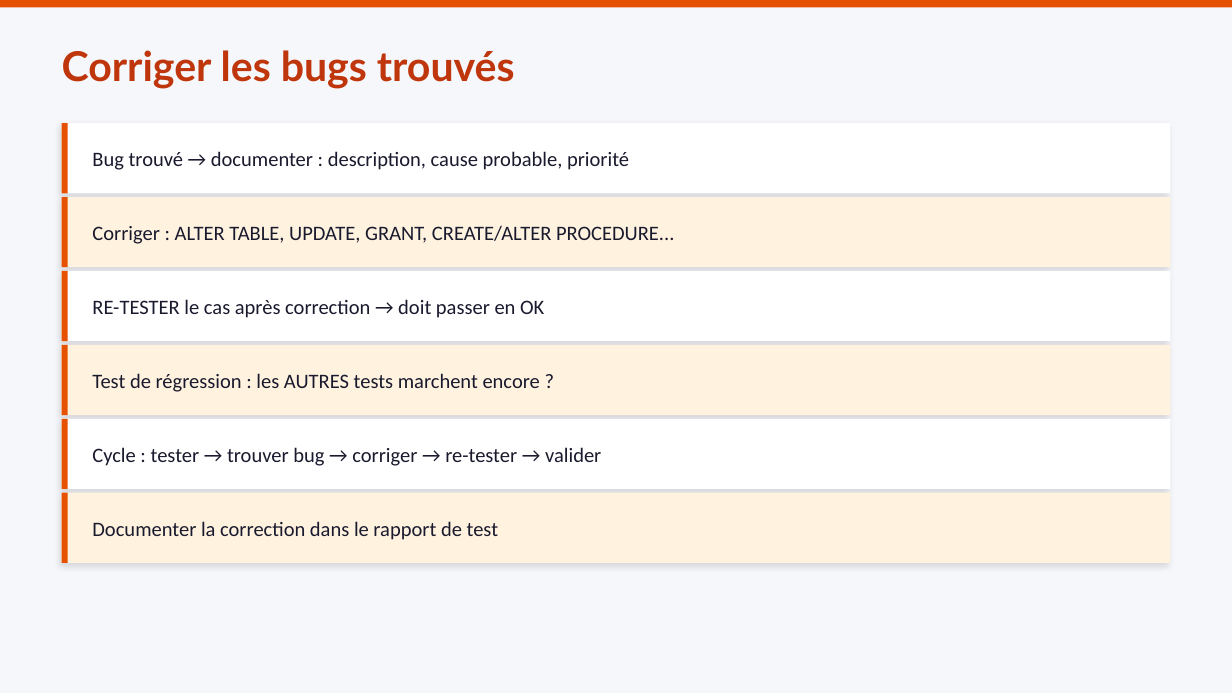
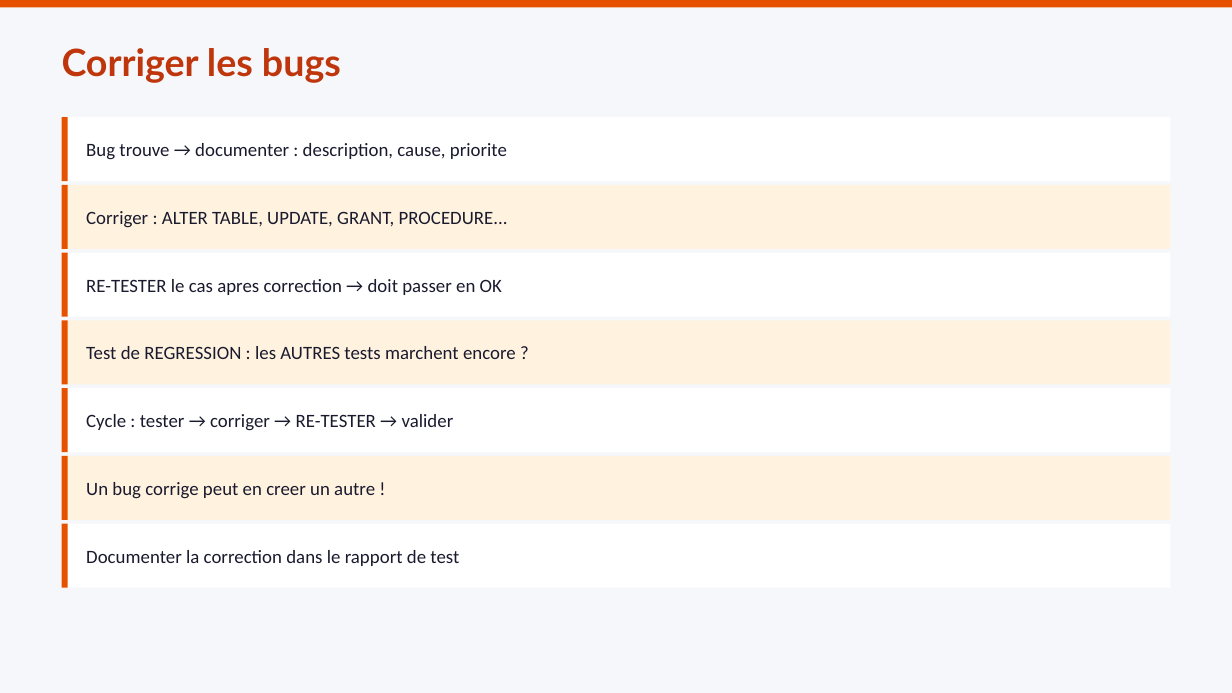
Before and after one commit to mbiTati/unit4_gamifie, a slide deck: slide 3 of pptx/Module18_Exécution_et_évaluation_tests.pptx. Drawn at 1232x693 pixels with LibreOffice and Linux fonts; fonts in the diff are those of the drawing. Boxes give left, top, right and bottom in pixels: in the first picture for what was removed or moved away, otherwise in the second. Text is boxed around its words. In the diff, an @@ line names an element or a change of style, - is before the commit and + after.

```diff
--- a/pptx/Module18_Exécution_et_évaluation_tests.pptx
+++ b/pptx/Module18_Exécution_et_évaluation_tests.pptx
@@ text at bbox=[62, 48, 341, 83]: text changed; size 24 to 22 pt @@
-Corriger les bugs trouvés
+Corriger les bugs
@@ rectangle: place and size @@
-rectangle at bbox=[62, 123, 1170, 193]
+rectangle at bbox=[62, 117, 1170, 181]
@@ rectangle: place and size @@
-rectangle at bbox=[62, 123, 68, 193]
+rectangle at bbox=[62, 117, 68, 181]
@@ text at bbox=[86, 143, 507, 160]: text changed; size 12 to 11 pt @@
-Bug trouvé → documenter : description, cause probable, priorité
+Bug trouve → documenter : description, cause, priorite
@@ rectangle: place and size @@
-rectangle at bbox=[62, 197, 1170, 267]
+rectangle at bbox=[62, 185, 1170, 249]
@@ rectangle: place and size @@
-rectangle at bbox=[62, 197, 68, 267]
+rectangle at bbox=[62, 185, 68, 249]
@@ text at bbox=[86, 211, 508, 228]: text changed; size 12 to 11 pt @@
-Corriger : ALTER TABLE, UPDATE, GRANT, CREATE/ALTER PROCEDURE...
+Corriger : ALTER TABLE, UPDATE, GRANT, PROCEDURE...
@@ rectangle: place and size @@
-rectangle at bbox=[62, 271, 1170, 341]
+rectangle at bbox=[62, 253, 1170, 317]
@@ rectangle: place and size @@
-rectangle at bbox=[62, 271, 68, 341]
+rectangle at bbox=[62, 253, 68, 317]
@@ text at bbox=[86, 279, 502, 295]: text changed; size 12 to 11 pt @@
-RE-TESTER le cas après correction → doit passer en OK
+RE-TESTER le cas apres correction → doit passer en OK
@@ rectangle: place and size @@
-rectangle at bbox=[62, 345, 1170, 415]
+rectangle at bbox=[62, 320, 1170, 384]
@@ rectangle: place and size @@
-rectangle at bbox=[62, 345, 68, 415]
+rectangle at bbox=[62, 320, 68, 384]
@@ text at bbox=[86, 346, 516, 359]: text changed; size 12 to 11 pt @@
-Test de régression : les AUTRES tests marchent encore ?
+Test de REGRESSION : les AUTRES tests marchent encore ?
@@ rectangle: place and size @@
-rectangle at bbox=[62, 419, 1170, 489]
+rectangle at bbox=[62, 388, 1170, 452]
@@ rectangle: place and size @@
-rectangle at bbox=[62, 419, 68, 489]
+rectangle at bbox=[62, 388, 68, 452]
@@ text at bbox=[86, 414, 454, 431]: text changed; size 12 to 11 pt @@
-Cycle : tester → trouver bug → corriger → re-tester → valider
+Cycle : tester → corriger → RE-TESTER → valider
@@ shadow off in 6 elements at bbox=[62, 117, 1170, 181], bbox=[62, 185, 1170, 249], bbox=[62, 253, 1170, 317], bbox=[62, 320, 1170, 384], bbox=[62, 388, 1170, 452], bbox=[62, 456, 1170, 520] @@
@@ rectangle: place and size @@
-rectangle at bbox=[62, 493, 1170, 563]
+rectangle at bbox=[62, 456, 1170, 520]
@@ rectangle: place and size @@
-rectangle at bbox=[62, 493, 68, 563]
+rectangle at bbox=[62, 456, 68, 520]
@@ text added at bbox=[86, 482, 375, 499], 11 pt, text #1A1A2E @@
+Un bug corrige peut en creer un autre !
@@ rectangle added at bbox=[62, 524, 1170, 588], fill #FFFFFF @@
@@ rectangle added at bbox=[62, 524, 68, 588], fill #E65100 @@
@@ text "Documenter la correction dans le ...": place and size @@
-text "Documenter la correction dans le ..." at bbox=[92, 521, 498, 540]
+text "Documenter la correction dans le ..." at bbox=[86, 550, 459, 566]
@@ text "Documenter la correction dans le ..." at bbox=[86, 550, 459, 566]: size 12 to 11 pt @@
```
Also in this commit, not shown: 5 other slides changed, 2 slides added, 1 slide removed, 8 other files.
